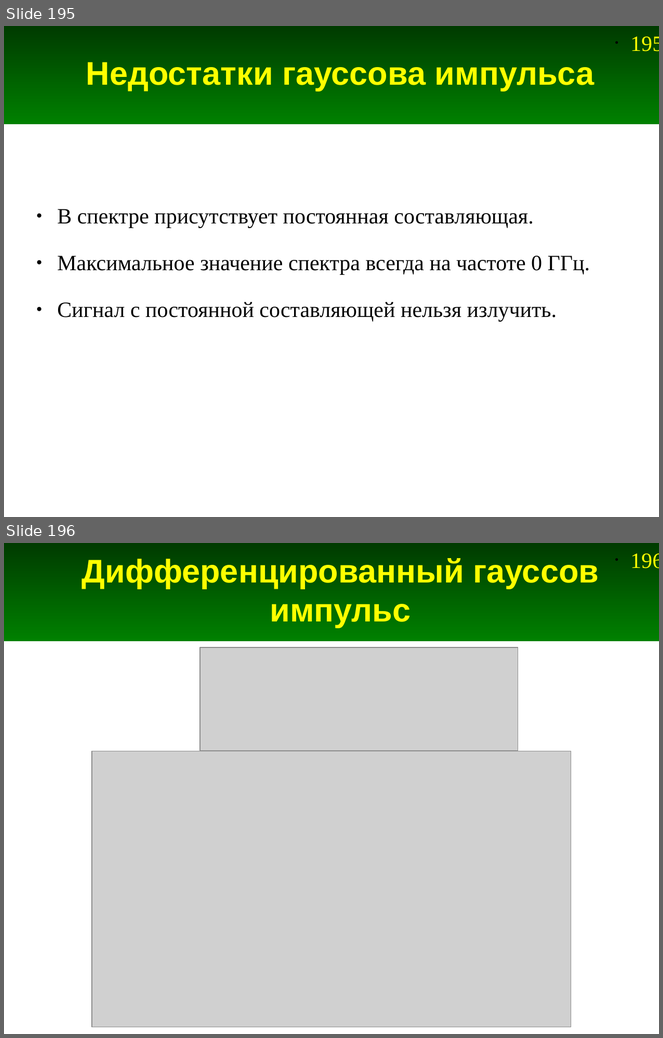
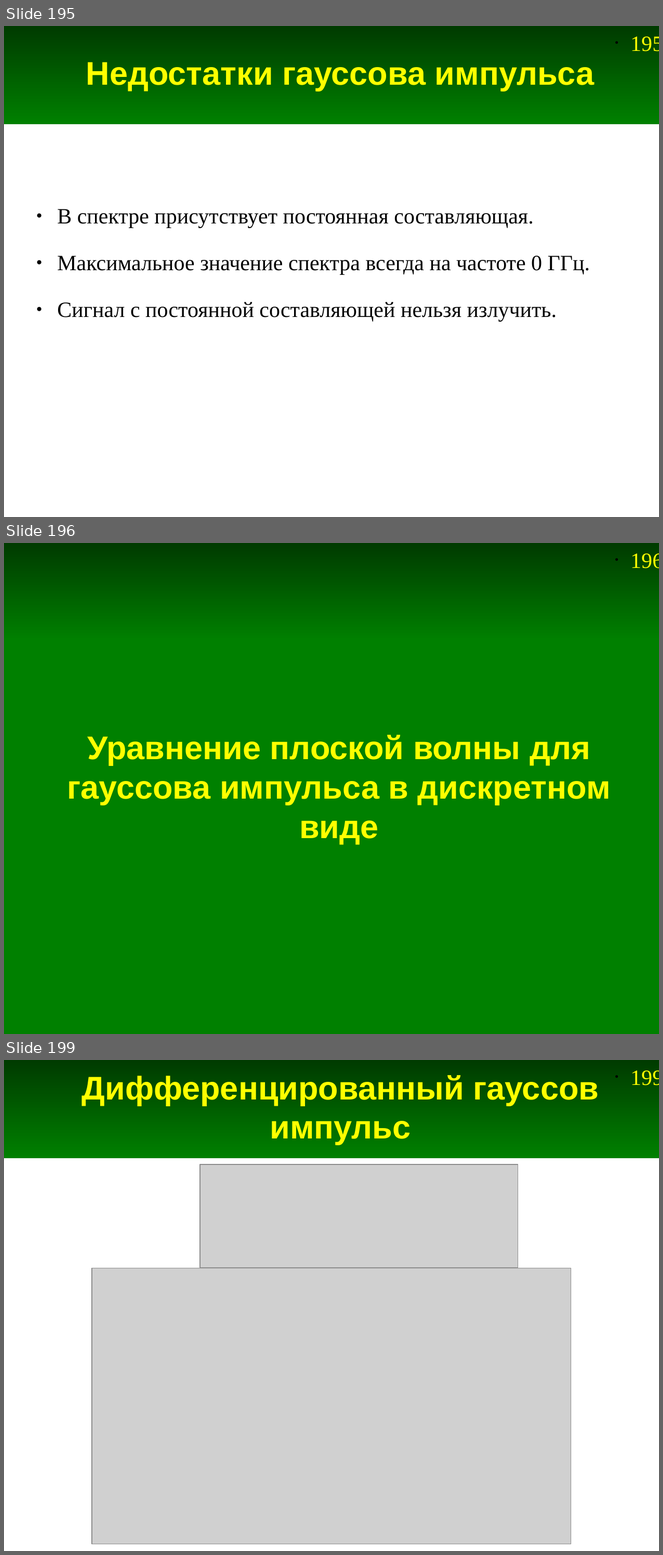
Before and after one commit to andris0147sv/modelling, a slide deck: presentations/2. FDTD.odp. Shown one above the other, each under a label of ours: slides 195 and 196 before the commit, slides 195, 196 and 199 after it; the slides between them are not shown. The pictures are 663x1038 and 663x1555 pixels, drawn with LibreOffice and Linux fonts; fonts in the diff are those of the drawing; grey boxes stand for pictures. Boxes give left, top, right and bottom in pixels: in the first picture for what was removed or moved away, otherwise in the second. Text is boxed around its words. In the diff, an @@ line names an element or a change of style, - is before the commit and + after.

```diff
--- a/presentations/2. FDTD.odp
+++ b/presentations/2. FDTD.odp
@@ slide 196 added at (x1=4, y1=543, x2=659, y2=1034), background #FFFFFF; not listed: 2 template elements that a slide beside it also shows @@
@@ rectangle added at (x1=4, y1=639, x2=659, y2=1034), fill #008000, outline #008000 0 pt @@
@@ title added at (x1=67, y1=735, x2=611, y2=844), 36 pt, text #FFFF00, bold @@
+Уравнение плоской волны для гауссова импульса в дискретном виде
@@ what was slide 196 is now slide 199 @@
@@ page number at (x1=631, y1=1070, x2=659, y2=1085): text changed @@
-• 196
+• 199
```
Also in this commit, not shown: 24 slides changed, 9 other slides added, 6 slides removed, 6 other files.
